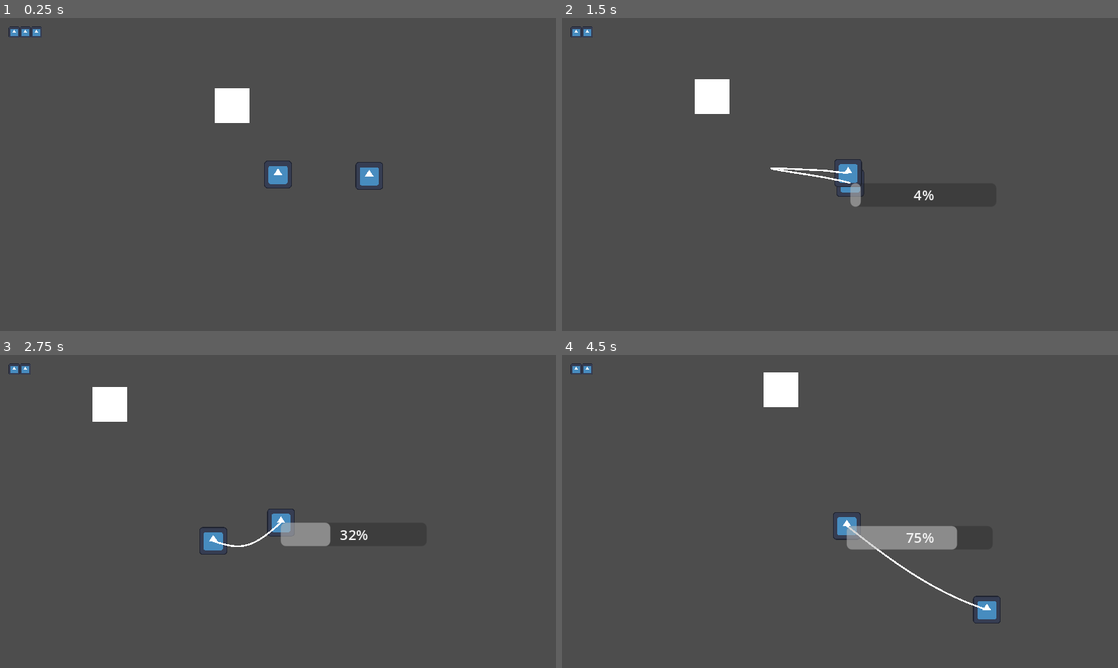
Above: before the commit, frames 1-4 (two rows, left to right).
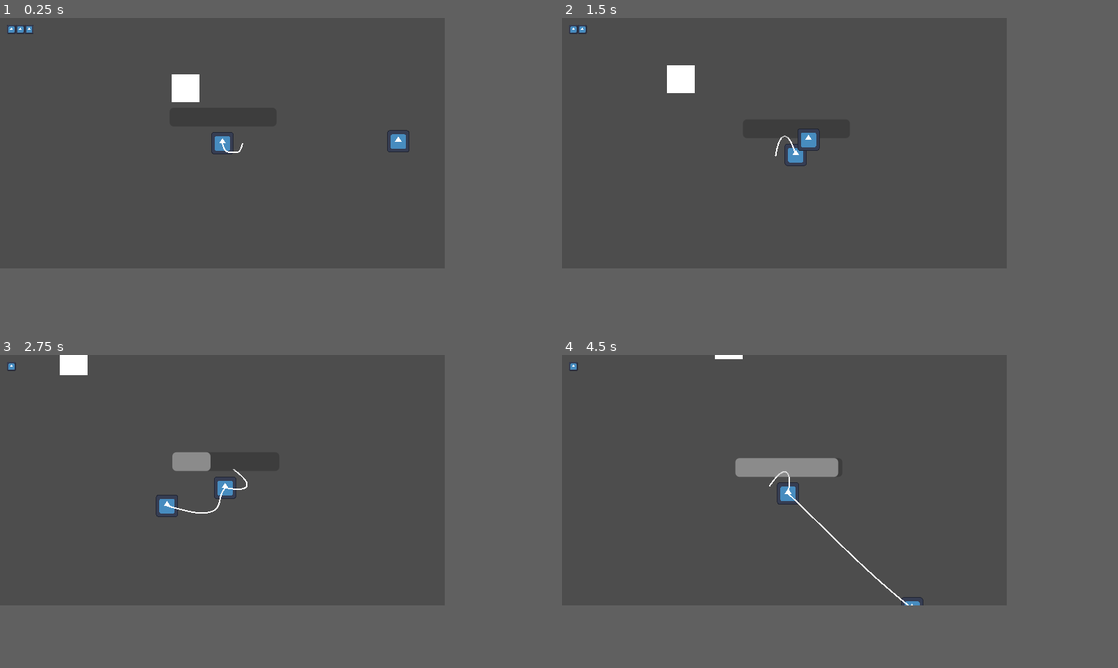
Above: after the commit, the same moments.

Repository: 2weeking/Lasso-Knight
Game: Godot game, scene res://levels/level_0.tscn
The game is run twice, just before and just after one commit, with the same random seed, the same clock (stepped at 60 frames per second) and the same inputs. The engine's default icon, where the game draws it, is replaced by a stand-in: a white triangle on a blue panel in a dark square.
Inputs (mouse positions are in pixels of both pictures, inside the frame that each line leads up to):
- Up to frame 1 (0.25 s): no input
- Up to frame 2 (1.5 s): move the mouse to (962, 158) at 0.52 s; hold D (right) 0.53-1.28 s; click (962, 158) at 0.6 s; move the mouse to (728, 190) at 1.27 s; hold S (down) from 1.28 s (still down); click (728, 190) at 1.35 s
- Up to frame 3 (2.75 s): move the mouse to (333, 442) at 2.02 s; release S (down) at 2.03 s; hold D (right) from 2.03 s (still down); click (333, 442) at 2.1 s
- Up to frame 4 (4.5 s): move the mouse to (812, 574) at 2.77 s; release D (right) at 2.78 s; hold W (up) 2.78-3.53 s; click (812, 574) at 2.85 s; move the mouse to (1006, 558) at 3.52 s; hold A (left) from 3.53 s (still down); click (1006, 558) at 3.6 s; move the mouse to (673, 464) at 4.27 s; click (673, 464) at 4.35 s
In our replay, the window is 800x450 before the commit and 640x360 after it. These sizes can differ from the game's own. Grey fills any space a smaller window leaves; there, only what the larger window draws over its background counts as a difference.

The runs differ from the first frame. In frame 1, 2.1% of the frame differs, in the area x 1-74%, y 2-55%; in frame 2, 2.2%; in frame 3, 3.1%; in frame 4, 4.3%, in the area x 1-79%, y 0-86%.

Commit message:
Moved lassoing to knight code instead of verlet rope

Diff:
--- a/entities/knight/knight.gd
+++ b/entities/knight/knight.gd
@@ -13,23 +13,25 @@
 
 @export var move_speed : float = 150.0
 @export var lasso_speed : float = 2.0
+@export var lasso_range: float = 250.0
 
-@onready var lasso = preload("res://entities/lasso/verlet_rope.tscn")
+@onready var verlet_rope = preload("res://entities/lasso/verlet_rope.tscn")
+@onready var lasso_bar = $LassoBar
 @onready var hurtbox = $HurtBox
 
 @onready var animation_player = $AnimationPlayer
 @onready var animation_tree = $AnimationTree
 @onready var state_machine = animation_tree.get("parameters/playback")
 
+var capturing = {}
 var desired_velocity = Vector2.ZERO
-
-var bodies = []
 
 func die():
 	queue_free()
 
 func _ready():
 	hp = hp
+	lasso_bar.max_value = lasso_range
 
 func _physics_process(_delta):
 	# Movement
@@ -47,19 +49,29 @@
 
 	velocity = desired_velocity
 
-	for body in bodies:
-		velocity -= body.desired_velocity
+	for enemy in capturing:
+		# Pulling effect
+		velocity -= enemy.desired_velocity
+		# Lock rope and bodies to certain range of distance
+		var dist = position.distance_to(enemy.position)
+		lasso_bar.value = dist
+		# Break rope and reset enemy state
+		if dist > lasso_range:
+			lasso_bar.value = 0
+			enemy.remove_from_group("capturing")
+			# Queue free rope attached to enemy
+			capturing[enemy].queue_free()
+			capturing.erase(enemy)
 
 	move_and_slide()
-
-
-var verlet_rope = preload("res://entities/lasso/verlet_rope.tscn")
 
 func add_new_rope(body):
 	var rope = verlet_rope.instantiate()
 	rope.origin = self
 	rope.target = body
 	get_parent().add_child(rope)
+	capturing[body] = rope
+	body.add_to_group("capturing")
 
 func _on_hit_box_body_entered(body):
 	if body.is_in_group("enemy") and not body.is_in_group("captured"):
@@ -68,5 +80,3 @@
 func _on_hurtbox_body_entered(body):
 	if body.is_in_group("enemy") and not body.is_in_group("captured"):
 		call_deferred("add_new_rope", body)
-		body.add_to_group("capturing")
-		bodies.append(body)
--- a/entities/knight/knight.tscn
+++ b/entities/knight/knight.tscn
@@ -1,8 +1,9 @@
-[gd_scene load_steps=15 format=3 uid="uid://dja6ht0ohfpye"]
+[gd_scene load_steps=16 format=3 uid="uid://dja6ht0ohfpye"]
 
 [ext_resource type="Script" path="res://entities/knight/knight.gd" id="1_bwy00"]
 [ext_resource type="Texture2D" uid="uid://c8n7jy45rivst" path="res://icon.svg" id="2_bm21e"]
 [ext_resource type="Script" path="res://entities/knight/Camera2D.gd" id="3_56ek5"]
+[ext_resource type="PackedScene" uid="uid://wtb0tpyhgt5v" path="res://entities/lasso/verlet_rope.tscn" id="4_45si7"]
 [ext_resource type="PackedScene" uid="uid://dvlia5gva2tk" path="res://entities/knight/player_health_ui.tscn" id="4_68lu1"]
 
 [sub_resource type="RectangleShape2D" id="RectangleShape2D_vcw2b"]
@@ -110,6 +111,8 @@
 collision_layer = 8
 collision_mask = 0
 
+[node name="VerletRope" parent="HurtBox" instance=ExtResource("4_45si7")]
+
 [node name="CollisionShape2D" type="CollisionShape2D" parent="HurtBox"]
 position = Vector2(89, 0)
 shape = SubResource("RectangleShape2D_an74c")
@@ -127,5 +130,12 @@
 offset = Vector2(10, 10)
 transform = Transform2D(0.1, 0, 0, 0.1, 10, 10)
 
+[node name="LassoBar" type="ProgressBar" parent="."]
+offset_left = -76.0
+offset_top = -51.0
+offset_right = 78.0
+offset_bottom = -24.0
+show_percentage = false
+
 [connection signal="body_entered" from="HitBox" to="." method="_on_hit_box_body_entered"]
 [connection signal="body_entered" from="HurtBox" to="." method="_on_hurtbox_body_entered"]
--- a/entities/lasso/verlet_rope.gd
+++ b/entities/lasso/verlet_rope.gd
@@ -3,7 +3,6 @@
 @onready var origin: CharacterBody2D
 @export var target: CharacterBody2D
 
-@export var range: float = 250
 @export var ropeLength: float = 30
 @export var constrain: float = 1	# distance between points
 @export var gravity: Vector2 = Vector2(0,9.8)
@@ -12,14 +11,12 @@
 @export var endPin: bool = true
 
 @onready var line2D: = $Line2D
-@onready var progressBar = $ProgressBar
 
 var pos: PackedVector2Array
 var posPrev: PackedVector2Array
 var pointCount: int
 
 func _ready()->void:
-	progressBar.max_value = range
 	pointCount = get_pointCount(ropeLength)
 	resize_arrays()
 	init_position()
@@ -54,16 +51,8 @@
 func _process(delta)->void:
 	# Lock rope and bodies to certain range of distance
 	if target and origin:
-		var dist = origin.position.distance_to(target.position)
-		progressBar.global_position = origin.global_position
-		progressBar.value = dist
-		if dist < range:
-			set_start(origin.position)
-			set_last(target.position)
-		else:
-			print("ROPE BROKE")
-			target.remove_from_group("capturing")
-			queue_free()
+		set_start(origin.position)
+		set_last(target.position)
 	update_points(delta)
 	update_constrain()
 
--- a/entities/lasso/verlet_rope.tscn
+++ b/entities/lasso/verlet_rope.tscn
@@ -7,9 +7,3 @@
 
 [node name="Line2D" type="Line2D" parent="."]
 width = 2.0
-
-[node name="ProgressBar" type="ProgressBar" parent="."]
-offset_left = -82.0
-offset_top = -59.0
-offset_right = 86.0
-offset_bottom = -32.0
--- a/levels/level_0.tscn
+++ b/levels/level_0.tscn
@@ -17,5 +17,5 @@
 [node name="Knight" parent="." instance=ExtResource("1_l1ejl")]
 
 [node name="Enemy" parent="." instance=ExtResource("2_o46i8")]
-position = Vector2(130, 2)
+position = Vector2(278, -3)
 speed = 100
--- a/project.godot
+++ b/project.godot
@@ -16,10 +16,9 @@
 
 [display]
 
-window/size/viewport_width=1280
-window/size/viewport_height=720
-window/stretch/mode="canvas_items"
-window/stretch/scale=2.0
+window/size/viewport_width=640
+window/size/viewport_height=360
+window/stretch/mode="viewport"
 
 [editor_plugins]
 
